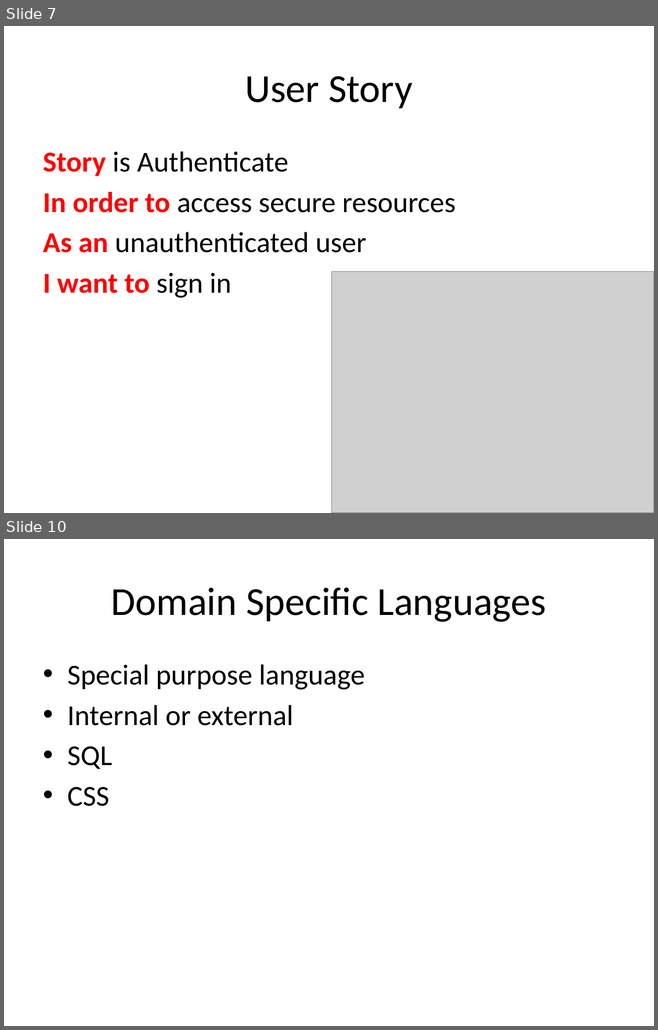
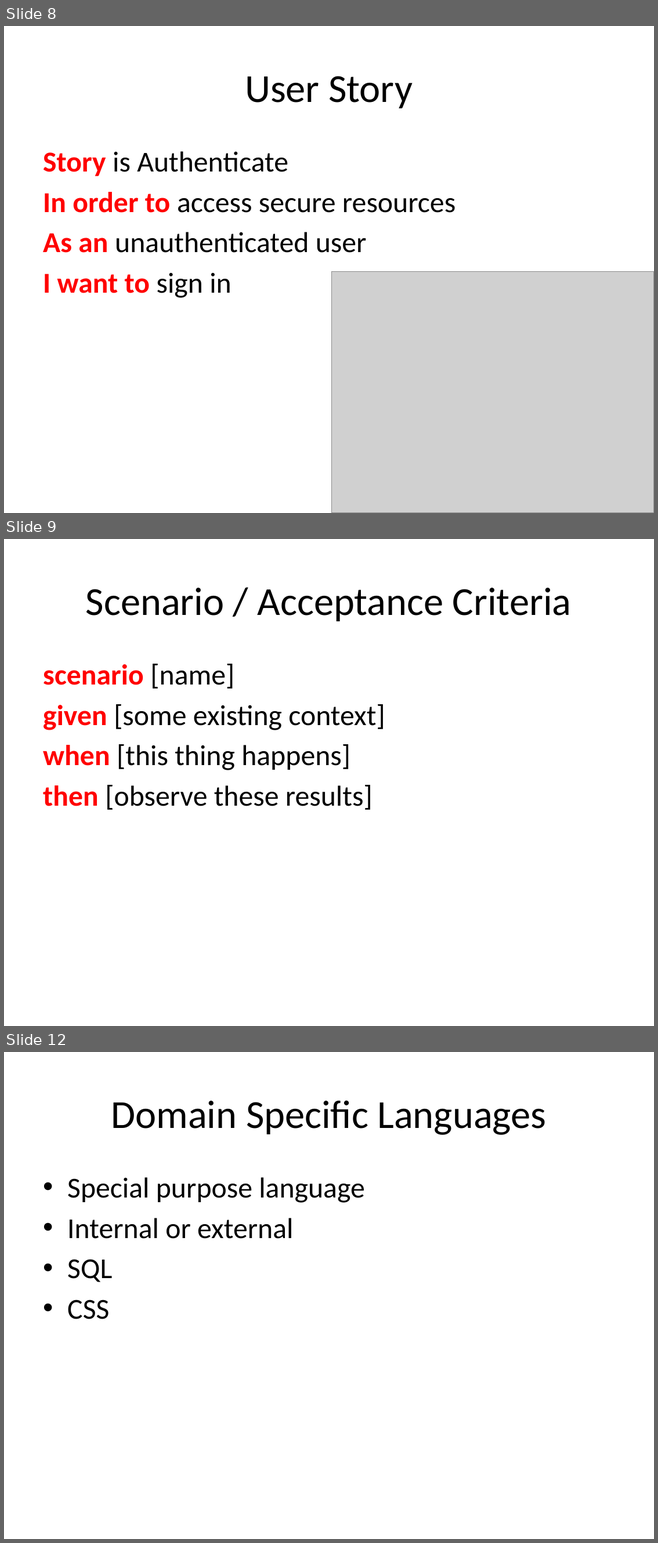
Before and after one commit to liammclennan/Liam-s-Presentations, a slide deck: storyq/Behaviour-Driven Development.pptx. Shown one above the other, each under a label of ours: slides 7 and 10 before the commit, slides 8, 9 and 12 after it; the slides between them are not shown. The pictures are 658x1030 and 658x1543 pixels, drawn with LibreOffice and Linux fonts; fonts in the diff are those of the drawing; grey boxes stand for pictures. Boxes give left, top, right and bottom in pixels: in the first picture for what was removed or moved away, otherwise in the second. Text is boxed around its words. In the diff, an @@ line names an element or a change of style, - is before the commit and + after.

```diff
--- a/storyq/Behaviour-Driven Development.pptx
+++ b/storyq/Behaviour-Driven Development.pptx
@@ slide 9 added at (4,539,654,1026), background #FFFFFF @@
@@ title added at (86,588,571,621), 44 pt, text #000000 @@
+Scenario / Acceptance Criteria
@@ text added at (43,664,384,810), 32 pt, text #000000 @@
+scenario [name]
+given [some existing context]
+when [this thing happens]
+then [observe these results]
@@ what was slide 7 is now slide 8 @@
@@ what was slide 10 is now slide 12 @@
```
Also in this commit, not shown: 2 slides changed, 1 other slide added.
